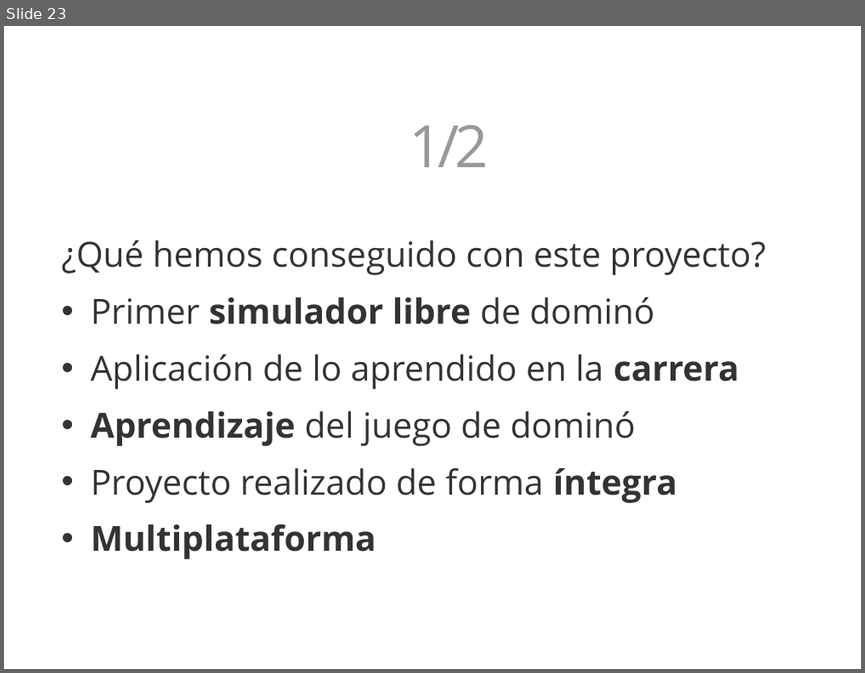
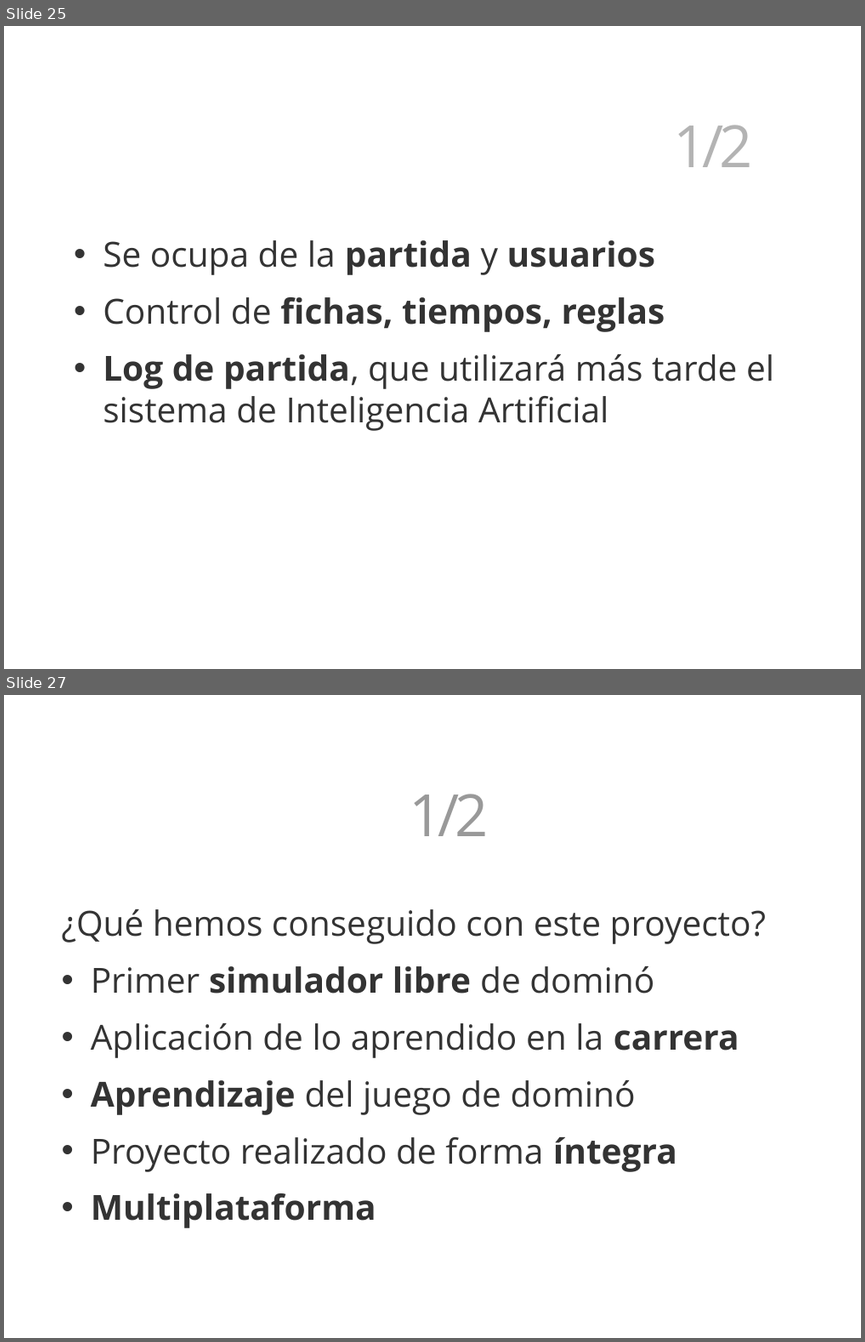
Before and after one commit to 3oheme/dominous, a slide deck: docs/presentacion/presentacion.odp. Shown one above the other, each under a label of ours: slide 23 before the commit, slides 25 and 27 after it; the slides between them are not shown. The pictures are 865x673 and 865x1342 pixels, drawn with LibreOffice and Linux fonts; fonts in the diff are those of the drawing; background and template pictures are left out. Boxes give left, top, right and bottom in pixels: in the first picture for what was removed or moved away, otherwise in the second. Text is boxed around its words. In the diff, an @@ line names an element or a change of style, - is before the commit and + after.

```diff
--- a/docs/presentacion/presentacion.odp
+++ b/docs/presentacion/presentacion.odp
@@ slide 25 added at (x1=4, y1=26, x2=861, y2=669), background picture (left out) @@
@@ text added at (x1=673, y1=125, x2=752, y2=167), 54 pt, text #FFFFFF, bold @@
+Gestión partida dominó 1/2
@@ text added at (x1=103, y1=240, x2=774, y2=431), 32 pt, text #333333 @@
+• Se ocupa de la partida y usuarios
+• Control de fichas, tiempos, reglas
+• Log de partida, que utilizará más tarde el sistema de Inteligencia Artificial
@@ what was slide 23 is now slide 27 @@
```
Also in this commit, not shown: 2 slides changed, 3 other slides added.
